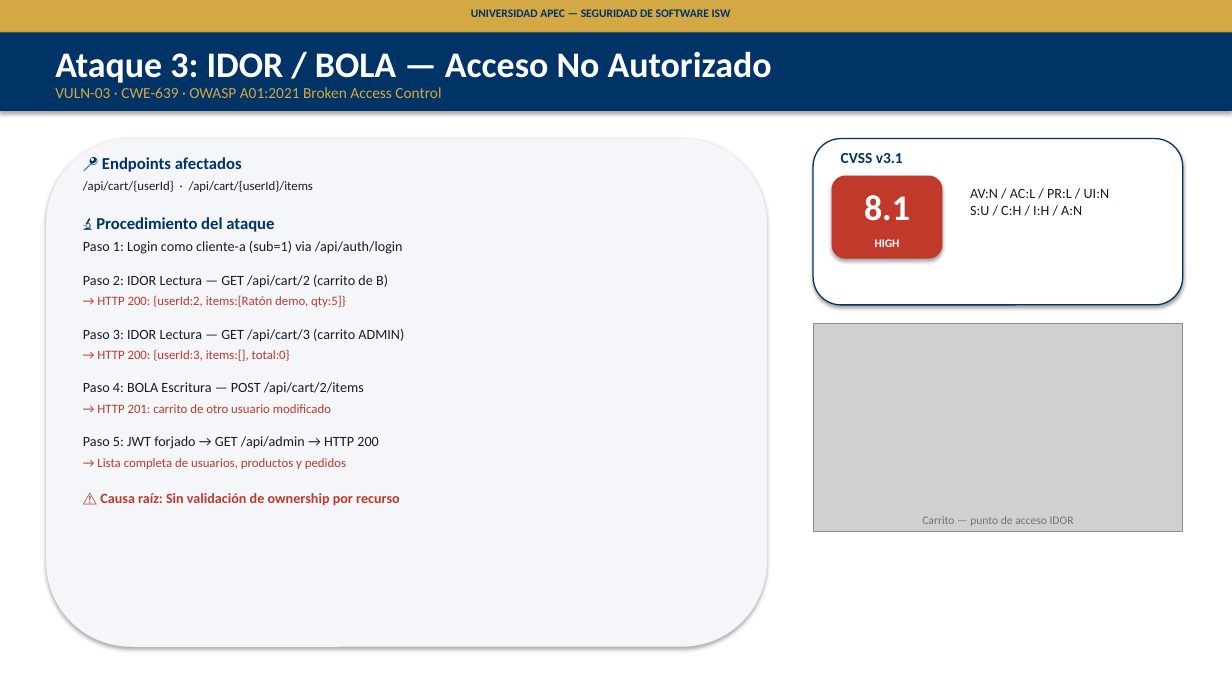
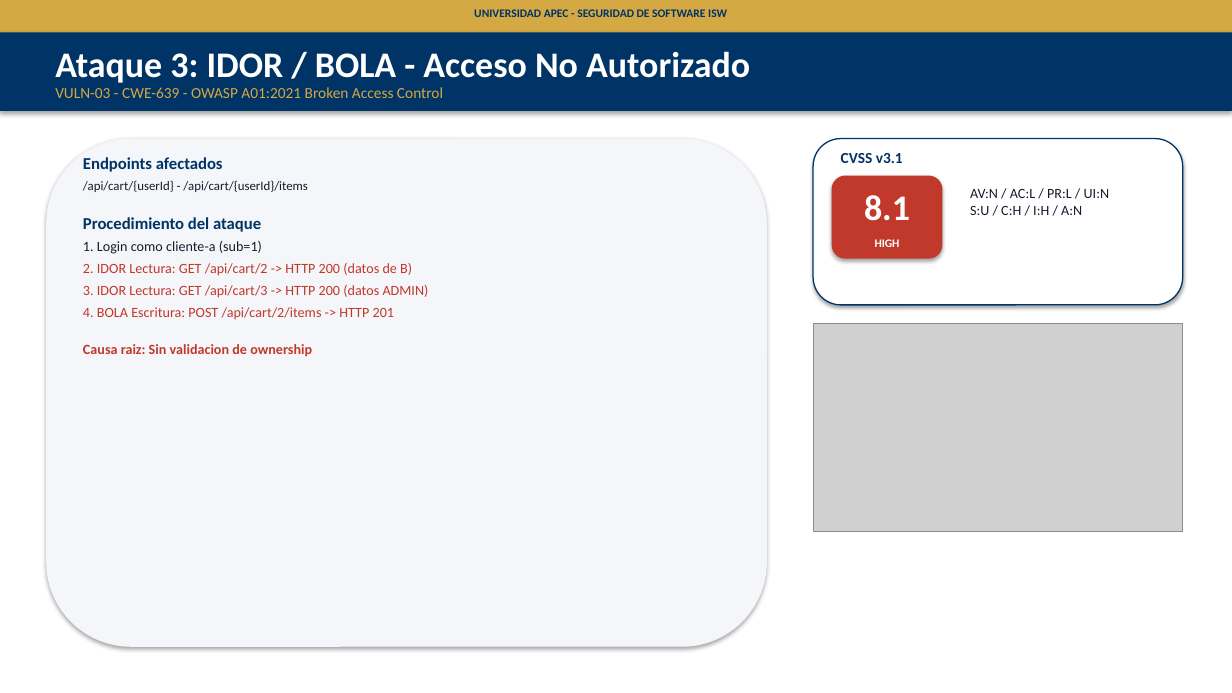
Before and after one commit to RainieryPeniaJrg/unapec-isw-mini-shop-security-lab, a slide deck: slide 10 of docs/fase1/presentacion-fase1-minishop.pptx (slide 8 before the commit). Drawn at 1232x693 pixels with LibreOffice and Linux fonts; fonts in the diff are those of the drawing; grey boxes stand for pictures. Boxes give left, top, right and bottom in pixels: in the first picture for what was removed or moved away, otherwise in the second. Text is boxed around its words. In the diff, an @@ line names an element or a change of style, - is before the commit and + after.

```diff
--- a/docs/fase1/presentacion-fase1-minishop.pptx
+++ b/docs/fase1/presentacion-fase1-minishop.pptx
@@ text at [474,9,727,17]: text changed @@
-UNIVERSIDAD APEC — SEGURIDAD DE SOFTWARE ISW
+UNIVERSIDAD APEC - SEGURIDAD DE SOFTWARE ISW
@@ text at [55,51,750,83]: text changed @@
-Ataque 3: IDOR / BOLA — Acceso No Autorizado
+Ataque 3: IDOR / BOLA - Acceso No Autorizado
@@ text at [55,87,443,98]: text changed @@
-VULN-03 · CWE-639 · OWASP A01:2021 Broken Access Control
+VULN-03 - CWE-639 - OWASP A01:2021 Broken Access Control
@@ text at [83,157,429,357]: text changed; text colour #1A1A2E to #C0392B @@
-📍 Endpoints afectados
-/api/cart/{userId} · /api/cart/{userId}/items
-🔬 Procedimiento del ataque
-Paso 1: Login como cliente-a (sub=1) via /api/auth/login
-Paso 2: IDOR Lectura — GET /api/cart/2 (carrito de B)
-→ HTTP 200: {userId:2, items:[Ratón demo, qty:5]}
-Paso 3: IDOR Lectura — GET /api/cart/3 (carrito ADMIN)
-→ HTTP 200: {userId:3, items:[], total:0}
-Paso 4: BOLA Escritura — POST /api/cart/2/items
-→ HTTP 201: carrito de otro usuario modificado
-Paso 5: JWT forjado → GET /api/admin → HTTP 200
-→ Lista completa de usuarios, productos y pedidos
-⚠️ Causa raíz: Sin validación de ownership por recurso
+Endpoints afectados
+/api/cart/{userId} - /api/cart/{userId}/items
+Procedimiento del ataque
+1. Login como cliente-a (sub=1)
+2. IDOR Lectura: GET /api/cart/2 -> HTTP 200 (datos de B)
+3. IDOR Lectura: GET /api/cart/3 -> HTTP 200 (datos ADMIN)
+4. BOLA Escritura: POST /api/cart/2/items -> HTTP 201
+Causa raiz: Sin validacion de ownership
@@ text removed at [922,516,1074,526] @@
-Carrito — punto de acceso IDOR
```
Also in this commit, not shown: 18 other slides changed, 1 slide added, 3 slides removed.
